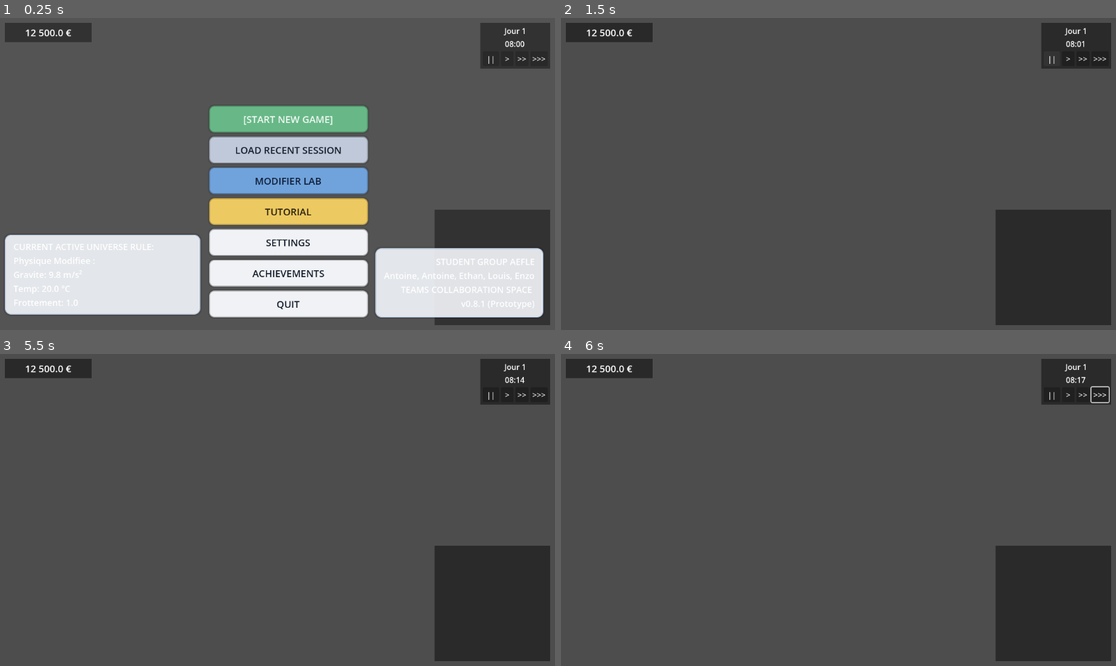
Above: before the commit, frames 1-4 (two rows, left to right).
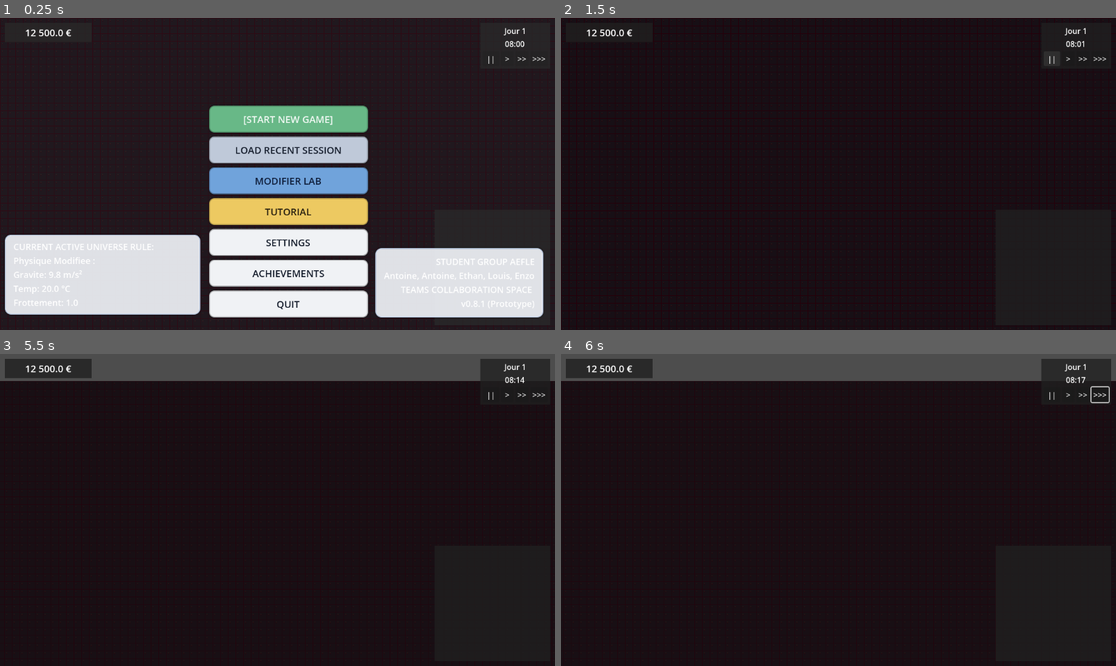
Above: after the commit, the same moments.

Repository: AApoLLoo/Projet
Game: Godot game, scene res://scene/main_menu.tscn
Two runs of this game, one before a commit and one after it. Both use one fixed random seed, a clock stepped at 60 frames per second and the inputs below.
Inputs (mouse positions are in pixels of both pictures, inside the frame that each line leads up to):
- Up to frame 1 (0.25 s): no input
- Up to frame 2 (1.5 s): click "[START NEW GAME]" at 0.5 s; click "||" at 1.25 s
- Up to frame 3 (5.5 s): click ">" at 2 s; click ">>" at 2.75 s; click ">>>" at 3.5 s; tap Enter at 4.25 s; move the mouse to (399, 494) at 4.27 s; hold D 4.28-5 s; tap Down (camera_down) at 4.35 s; click (399, 494) at 4.42 s; tap Space at 5 s; drag from (166, 525) to (249, 572) at 5.02 s
- Up to frame 4 (6 s): tap Enter at 5.75 s; move the mouse to (894, 441) at 5.77 s; hold D from 5.78 s (still down); tap Right (camera_right) at 5.85 s

The runs differ from the first frame. In frame 1, 61% of the frame differs, in the area x 0-100%, y 0-100%; in frame 2, 90%; in frame 3, 83%; in frame 4, 83%.

Commit message:
Hide HUD in preview; use TileMapLayer
When running in preview mode, hide the HUD node under PointLight2D in _ready(). Update the Level scene: add an ext_resource for scene/floor.gd, rename tile set subresources, and replace the TileMap node with a TileMapLayer that references the updated TileSet and the floor.gd script. These changes hide UI during previews and move floor/tile behavior to a TileMapLayer with an attached script.

Diff:
--- a/scene/level.gd
+++ b/scene/level.gd
@@ -28,6 +28,9 @@
 	if _preview_mode:
 		_disable_preview_interactions()
 		return
+		var hud = get_node_or_null("PointLight2D/HUD")
+		if hud:
+			hud.visible = false
 
 	_build_pause_ui()
 	TimeManager.is_time_running = true
--- a/scene/level.tscn
+++ b/scene/level.tscn
@@ -6,6 +6,7 @@
 [ext_resource type="Texture2D" uid="uid://31twxhbxjm57" path="res://asset/IndustrialTile_14.png" id="6_bddx0"]
 [ext_resource type="Script" uid="uid://dicss5mejclyn" path="res://script/AutoLight.gd" id="6_ismto"]
 [ext_resource type="PackedScene" path="res://scene/hud.tscn" id="7_bddx0"]
+[ext_resource type="Script" uid="uid://d2gs4e03solck" path="res://scene/floor.gd" id="7_u2b8d"]
 
 [sub_resource type="Gradient" id="Gradient_bddx0"]
 offsets = PackedFloat32Array(0, 0.5106383, 1)
@@ -18,15 +19,15 @@
 gradient = SubResource("Gradient_u2b8d")
 fill_from = Vector2(0, 1)
 
-[sub_resource type="TileSetAtlasSource" id="TileSetAtlasSource_u2b8d"]
+[sub_resource type="TileSetAtlasSource" id="TileSetAtlasSource_bddx0"]
 texture = ExtResource("6_bddx0")
 0:0/0 = 0
 1:0/0 = 0
 0:1/0 = 0
 1:1/0 = 0
 
-[sub_resource type="TileSet" id="TileSet_aw33w"]
-sources/0 = SubResource("TileSetAtlasSource_u2b8d")
+[sub_resource type="TileSet" id="TileSet_u2b8d"]
+sources/1 = SubResource("TileSetAtlasSource_bddx0")
 
 [node name="Level" type="Node2D" unique_id=1328862578]
 script = ExtResource("4_q3wyj")
@@ -48,6 +49,6 @@
 
 [node name="HUD" parent="PointLight2D" unique_id=667082562 instance=ExtResource("7_bddx0")]
 
-[node name="TileMap" type="TileMap" parent="." unique_id=1216546062]
-tile_set = SubResource("TileSet_aw33w")
-format = 2
+[node name="TileMapLayer" type="TileMapLayer" parent="." unique_id=1173680372]
+tile_set = SubResource("TileSet_u2b8d")
+script = ExtResource("7_u2b8d")
